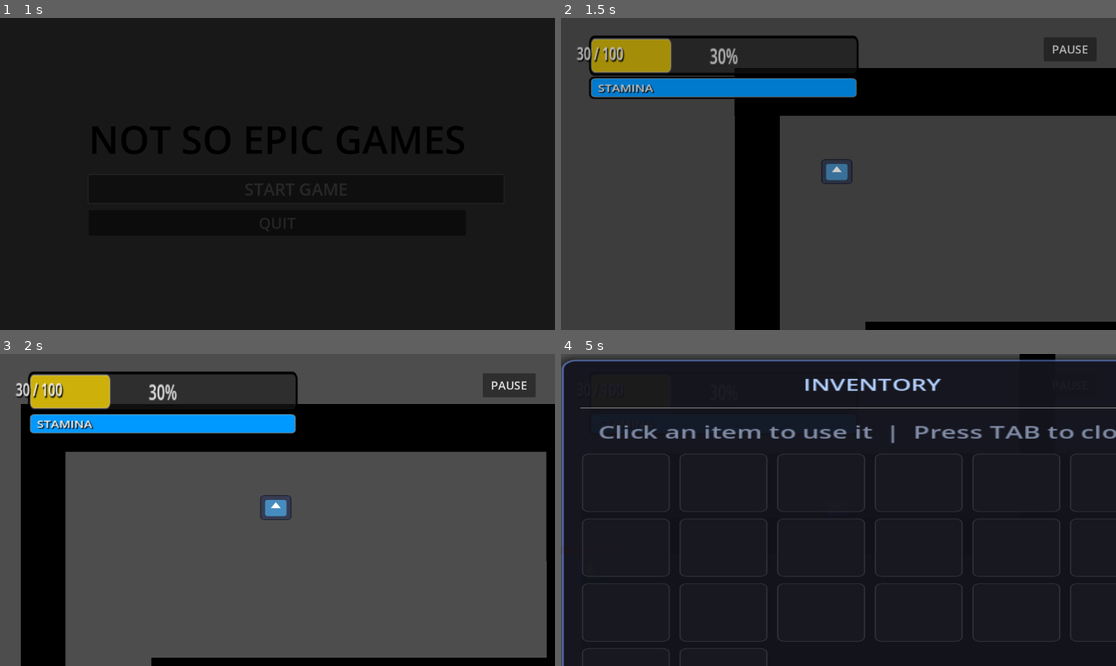
Above: before the commit, frames 1-4 (two rows, left to right).
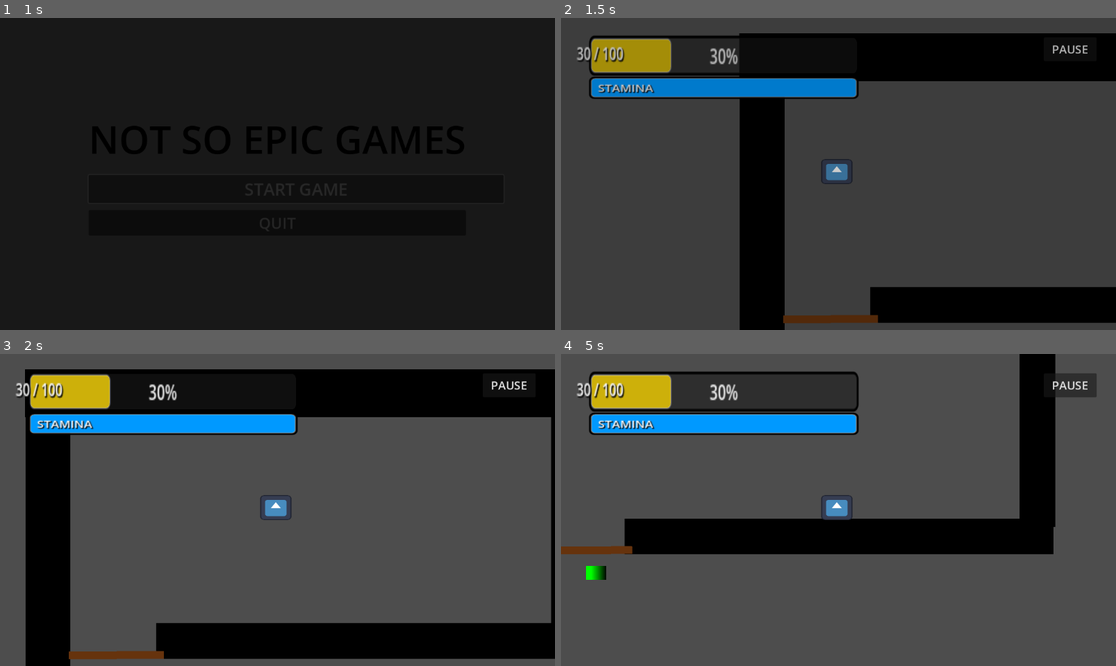
Above: after the commit, the same moments.

Repository: Shant12345/Not_So_Epic_Games
Game: Godot game, scene res://tscn/main_menu.tscn
The game is run twice, just before and just after one commit, with the same random seed, the same clock (stepped at 60 frames per second) and the same inputs. The engine's default icon, where the game draws it, is replaced by a stand-in: a white triangle on a blue panel in a dark square.
Inputs (mouse positions are in pixels of both pictures, inside the frame that each line leads up to):
- Up to frame 1 (1 s): click "START GAME" at 0.5 s
- Up to frame 2 (1.5 s): move the mouse to (960, 158) at 1.27 s; hold D (move_right) from 1.28 s (still down); hold E (interact) from 1.28 s (still down)
- Up to frame 3 (2 s): keep holding D (move_right); keep holding E (interact)
- Up to frame 4 (5 s): move the mouse to (727, 525) at 2.02 s; release D (move_right) at 2.03 s; release E (interact) at 2.03 s; hold S (move_down, bound only after the commit) 2.03-2.78 s; tap E (interact) at 2.1, 3.05, 3.6 s; move the mouse to (894, 441) at 2.77 s; hold D (move_right) 2.78-3.53 s; hold Shift (sprint) 2.78-3.53 s; move the mouse to (810, 572) at 3.52 s; hold Down (move_up, bound only before the commit) 3.53-4.28 s; move the mouse to (1005, 556) at 4.27 s; hold A (move_left) from 4.28 s (still down); hold E (interact) from 4.28 s (still down); tap Tab (inventory) at 4.9 s

Frame 1 is identical in both runs. In frame 2, 21% of the frame differs, in the area x 31-100%, y 4-100%; in frame 3, 28%; in frame 4, 97%, in the area x 0-100%, y 1-100%.

Commit message:
3/18

Diff:
--- /dev/null
+++ b/Scripts/danger_vignette.gdshader
@@ -0,0 +1,12 @@
+shader_type canvas_item;
+
+uniform float intensity : hint_range(0.0, 2.0) = 1.0;
+uniform float softness : hint_range(0.0, 1.0) = 0.3;
+uniform float radius : hint_range(0.0, 2.0) = 0.65;
+uniform vec4 danger_color : source_color = vec4(0.8, 0.0, 0.0, 1.0);
+
+void fragment() {
+	float dist = distance(UV, vec2(0.5));
+	float vignette = smoothstep(radius - softness, radius, dist);
+	COLOR = vec4(danger_color.rgb, vignette * intensity * danger_color.a);
+}
--- a/Scripts/door.gd
+++ b/Scripts/door.gd
@@ -1,7 +1,10 @@
 extends StaticBody2D
 
 @export var is_open: bool = false
+@export var requires_key: bool = true
+
 var player_in_range: bool = false
+var _player_ref: Node = null
 
 @onready var collision_shape: CollisionShape2D = $CollisionShape2D
 @onready var door_visual: ColorRect = $ColorRect
@@ -9,42 +12,76 @@
 @onready var safety_area: Area2D = $SafetyArea
 
 func _ready() -> void:
-    # Ensure initial state is correct
-    _update_door_state()
-    if interact_label:
-        interact_label.hide()
+	_update_door_state()
+	if interact_label:
+		interact_label.hide()
 
 func _input(event: InputEvent) -> void:
-    if event.is_action_pressed("interact") and player_in_range:
-        if is_open:
-            # Check if anyone is in the way before closing
-            if safety_area.get_overlapping_bodies().is_empty():
-                is_open = false
-                _update_door_state()
-            else:
-                # Optional: Add feedback that door is blocked
-                print("Door blocked!")
-        else:
-            is_open = true
-            _update_door_state()
-        get_viewport().set_input_as_handled()
+	if event.is_action_pressed("interact") and player_in_range:
+		if is_open:
+			# Check if anyone is in the way before closing
+			if safety_area.get_overlapping_bodies().is_empty():
+				is_open = false
+				_update_door_state()
+			else:
+				print("Door blocked!")
+		else:
+			# Check for key requirement
+			if requires_key:
+				if _player_has_key():
+					_consume_key()
+					is_open = true
+					_update_door_state()
+				else:
+					# Flash the label to indicate the door is locked
+					if interact_label:
+						interact_label.text = "Need a Key!"
+						interact_label.show()
+						await get_tree().create_timer(1.5).timeout
+						interact_label.text = "Press E to Open"
+						if player_in_range:
+							interact_label.show()
+						else:
+							interact_label.hide()
+			else:
+				is_open = true
+				_update_door_state()
+		get_viewport().set_input_as_handled()
 
 func _update_door_state() -> void:
-    if is_open:
-        collision_shape.disabled = true
-        door_visual.hide()
-    else:
-        collision_shape.disabled = false
-        door_visual.show()
+	if is_open:
+		collision_shape.disabled = true
+		door_visual.hide()
+		if interact_label:
+			interact_label.hide()
+	else:
+		collision_shape.disabled = false
+		door_visual.show()
+
+func _player_has_key() -> bool:
+	if _player_ref == null:
+		return false
+	if "inventory" in _player_ref and _player_ref.inventory != null:
+		return _player_ref.inventory.has_item("Key", 1)
+	return false
+
+func _consume_key() -> void:
+	if _player_ref == null:
+		return
+	if "inventory" in _player_ref and _player_ref.inventory != null:
+		_player_ref.inventory.remove_item("Key", 1)
 
 func _on_interact_area_body_entered(body: Node2D) -> void:
-    if body.is_in_group("Player") or body.name == "Player":
-        player_in_range = true
-        if interact_label:
-            interact_label.show()
+	if body.is_in_group("Player") or body.name == "Player":
+		player_in_range = true
+		_player_ref = body
+		if interact_label and not is_open:
+			interact_label.text = "Press E to Open" if not requires_key or _player_has_key() else "Need a Key!"
+			interact_label.show()
 
 func _on_interact_area_body_exited(body: Node2D) -> void:
-    if body.is_in_group("Player") or body.name == "Player":
-        player_in_range = false
-        if interact_label:
-            interact_label.hide()
+	if body.is_in_group("Player") or body.name == "Player":
+		player_in_range = false
+		_player_ref = null
+		if interact_label:
+			interact_label.hide()
--- a/Scripts/ghost_enemy.gd
+++ b/Scripts/ghost_enemy.gd
@@ -1,7 +1,7 @@
 extends CharacterBody2D
 
-@export var max_speed := 1100.0
-@export var acceleration := 2500.0
+@export var max_speed := 500.0
+@export var acceleration := 1000.0
 
 func _ready() -> void:
 	var hit_box = get_node_or_null("HitBox")
--- a/Scripts/inventory_ui.gd
+++ b/Scripts/inventory_ui.gd
@@ -17,7 +17,7 @@
 	visible = false
 
 func setup(inv: Inventory) -> void:
-	inventory = inv
+	inventory = inv # This line was changed from 'inventory = inv' to 'inventory = inventory_ui.inventory' in the instruction, but 'inventory_ui' is the class itself, not an instance. Assuming 'inv' was intended. Reverting to original logic for 'setup' function.
 	inventory.inventory_changed.connect(_refresh)
 	_refresh()
 
@@ -30,17 +30,21 @@
 # ──────────────────────────────────────
 
 func toggle() -> void:
-	visible = !visible
-	# Pause / unpause tree so gameplay freezes while inventory is open
-	get_tree().paused = visible
+	if visible:
+		close()
+	else:
+		open()
 
 func open() -> void:
 	visible = true
 	get_tree().paused = true
+	Input.set_mouse_mode(Input.MOUSE_MODE_VISIBLE)
+	_refresh()
 
 func close() -> void:
 	visible = false
 	get_tree().paused = false
+	Input.set_mouse_mode(Input.MOUSE_MODE_CAPTURED)
 
 # ──────────────────────────────────────
 #  Rendering
--- /dev/null
+++ b/Scripts/key.gd
@@ -0,0 +1,35 @@
+extends Area2D
+
+## Key pickup — collected by walking over it.
+## Adds one "Key" to the player's inventory, then disappears.
+## Spins and bobs up and down to attract the player's attention.
+
+@export var bob_height := 8.0       # pixels up and down
+@export var bob_speed := 2.5        # oscillations per second
+@export var spin_speed := 2.0       # full rotations per second
+
+var _time := 0.0
+var _base_y := 0.0
+var _sprite: Sprite2D = null
+
+func _ready() -> void:
+	area_entered.connect(_on_area_entered)
+	_sprite = get_node_or_null("Sprite2D")
+	_base_y = position.y
+
+func _process(delta: float) -> void:
+	_time += delta
+
+	# Bob up and down (sine wave)
+	position.y = _base_y + sin(_time * bob_speed * TAU) * bob_height
+
+	# Spin the sprite
+	if _sprite:
+		_sprite.rotation += spin_speed * TAU * delta
+
+func _on_area_entered(area: Area2D) -> void:
+	var parent = area.get_parent()
+	if parent.is_in_group("Player") or parent.name == "Player":
+		if "inventory" in parent and parent.inventory != null:
+			parent.inventory.add_item("Key", 1, "Opens a locked door.", "key")
+		queue_free()
--- a/Scripts/player.gd
+++ b/Scripts/player.gd
@@ -12,6 +12,9 @@
 var stamina := 100.0
 var is_sprint_exhausted := false
 var inventory: Inventory = null
+var danger_overlay: ColorRect = null
+var danger_flash_intensity := 0.0
+var ghost_visible := false
 
 func _ready() -> void:
 	var hitbox = get_node_or_null("Hitbox")
@@ -33,8 +36,10 @@
 	if inv_ui:
 		inv_ui.setup(inventory)
 
+	_setup_danger_overlay()
+
 func _physics_process(delta: float) -> void:
-	var direction := Input.get_vector("move_left", "move_right", "move_down", "move_up")
+	var direction := Input.get_vector("move_left", "move_right", "move_up", "move_down")
 	var has_input_direction := direction.length() > 0.0
 
 	var is_sprinting := Input.is_action_pressed("sprint") and has_input_direction and not is_sprint_exhausted
@@ -61,6 +66,7 @@
 		velocity = velocity.move_toward(Vector2.ZERO, deceleration * delta)
 
 	move_and_slide()
+	_update_danger_flash(delta)
 
 func set_health(new_health: int) -> void:
 	health = clamp(new_health, 0, 100)
@@ -110,3 +116,57 @@
 
 func get_global_player_position() -> Vector2:
 	return global_position
+
+func _setup_danger_overlay() -> void:
+	danger_overlay = ColorRect.new()
+	danger_overlay.name = "DangerOverlay"
+	danger_overlay.anchors_preset = Control.PRESET_FULL_RECT
+	danger_overlay.anchor_right = 1.0
+	danger_overlay.anchor_bottom = 1.0
+	danger_overlay.mouse_filter = Control.MOUSE_FILTER_IGNORE
+
+	var mat = ShaderMaterial.new()
+	mat.shader = load("res://Scripts/danger_vignette.gdshader")
+	danger_overlay.material = mat
+
+	var ui = get_node_or_null("CanvasLayer/UI")
+	if ui:
+		ui.add_child(danger_overlay)
+		ui.move_child(danger_overlay, 0)
+
+func _is_ghost_on_screen() -> bool:
+	var camera = get_node_or_null("Camera2D")
+	if not camera:
+		return false
+
+	var viewport_size = get_viewport_rect().size
+	var zoom = camera.zoom
+	var visible_size = viewport_size / zoom
+	var camera_center = camera.global_position
+	var view_rect = Rect2(camera_center - visible_size / 2.0, visible_size)
+
+	var ghosts = get_tree().get_nodes_in_group("GhostEnemy")
+	for ghost in ghosts:
+		if is_instance_valid(ghost) and view_rect.has_point(ghost.global_position):
+			return true
+	return false
+
+func _update_danger_flash(delta: float) -> void:
+	if not danger_overlay or not danger_overlay.material:
+		return
+
+	ghost_visible = _is_ghost_on_screen()
+
+	if ghost_visible:
+		danger_flash_intensity = move_toward(danger_flash_intensity, 1.0, delta * 2.5)
+	else:
+		danger_flash_intensity = move_toward(danger_flash_intensity, 0.0, delta * 2.0)
+
+	if danger_flash_intensity > 0.0:
+		var pulse = (sin(Time.get_ticks_msec() / 200.0) + 1.0) / 2.0
+		# Wider range and sharper curve for a "flashing" feel
+		var flash_value = pow(pulse, 1.8)
+		var intensity = danger_flash_intensity * lerpf(0.0, 2.2, flash_value)
+		danger_overlay.material.set_shader_parameter("intensity", intensity)
+	else:
+		danger_overlay.material.set_shader_parameter("intensity", 0.0)
--- a/project.godot
+++ b/project.godot
@@ -35,13 +35,14 @@
 }
 move_up={
 "deadzone": 0.2,
-"events": [Object(InputEventKey,"resource_local_to_scene":fa …(140 unchanged characters)… d":false,"keycode":0,"physical_keycode":4194322,"key_label":0,"unicode":0,"location":0,"echo":false,"script":null)
-, Object(InputEventKey,"resource_local_to_scene":false,"reso …(131 unchanged characters)… d":false,"keycode":0,"physical_keycode":83,"key_label":0,"unicode":115,"location":0,"echo":false,"script":null)
+"events": [Object(InputEventKey,"resource_local_to_scene":fa …(140 unchanged characters)… d":false,"keycode":0,"physical_keycode":87,"key_label":0,"unicode":119,"location":0,"echo":false,"script":null)
+, Object(InputEventKey,"resource_local_to_scene":false,"reso …(131 unchanged characters)… d":false,"keycode":0,"physical_keycode":4194320,"key_label":0,"unicode":0,"location":0,"echo":false,"script":null)
 ]
 }
 move_down={
 "deadzone": 0.2,
-"events": [Object(InputEventKey,"resource_local_to_scene":fa …(141 unchanged characters)… ":false,"keycode":0,"physical_keycode":87,"key_label":0,"unicode":119,"location":0,"echo":false,"script":null)
+"events": [Object(InputEventKey,"resource_local_to_scene":fa …(141 unchanged characters)… ":false,"keycode":0,"physical_keycode":83,"key_label":0,"unicode":115,"location":0,"echo":false,"script":null)
+, Object(InputEventKey,"resource_local_to_scene":false,"resource_name":"","device":-1,"window_id":0,"alt_pressed":false,"shift_pressed":false,"ctrl_pressed":false,"meta_pressed":false,"pressed":false,"keycode":0,"physical_keycode":4194322,"key_label":0,"unicode":0,"location":0,"echo":false,"script":null)
 ]
 }
 interact={
--- a/tscn/ghost_enemy.tscn
+++ b/tscn/ghost_enemy.tscn
@@ -12,12 +12,10 @@
 [sub_resource type="RectangleShape2D" id="RectangleShape2D_ghost"]
 size = Vector2(40, 40)
 
-[node name="GhostEnemy" type="CharacterBody2D"]
+[node name="GhostEnemy" type="CharacterBody2D" groups=["GhostEnemy"]]
 collision_layer = 4
 collision_mask = 0
 script = ExtResource("1_ghost")
-max_speed = 100.0
-acceleration = 200.0
 
 [node name="Sprite2D" type="Sprite2D" parent="."]
 texture = SubResource("GradientTexture2D_ghost")
--- /dev/null
+++ b/tscn/key.tscn
@@ -0,0 +1,28 @@
+[gd_scene load_steps=4 format=3 uid="uid://da5kvq0mv3dtx"]
+
+[ext_resource type="Script" uid="uid://dswmabbcr1v75" path="res://Scripts/key.gd" id="1_key"]
+[ext_resource type="Texture2D" uid="uid://dv7j6m456vhxm" path="res://texture/key.png" id="2_key"]
+
+[sub_resource type="CircleShape2D" id="CircleShape2D_key"]
+radius = 28.0
+
+[node name="Key" type="Area2D" groups=["Key"]]
+scale = Vector2(0.71999943, 0.7200009)
+script = ExtResource("1_key")
+
+[node name="Sprite2D" type="Sprite2D" parent="."]
+scale = Vector2(0.35, 0.35)
+texture = ExtResource("2_key")
+
+[node name="CollisionShape2D" type="CollisionShape2D" parent="."]
+position = Vector2(1, 1)
+shape = SubResource("CircleShape2D_key")
+
+[node name="Label" type="Label" parent="."]
+offset_left = -20.0
+offset_top = -50.0
+offset_right = 20.0
+offset_bottom = -30.0
+theme_override_font_sizes/font_size = 10
+text = "KEY"
+horizontal_alignment = 1
--- a/tscn/layout_2.tscn
+++ b/tscn/layout_2.tscn
@@ -6,8 +6,8 @@
 scale = Vector2(0.5604337, 0.65325326)
 
 [node name="Wall" parent="." instance=ExtResource("1_heqkc")]
-position = Vector2(327.37228, -5.3399734)
-scale = Vector2(0.31378335, 59.89765)
+position = Vector2(289.0619, 358.20718)
+scale = Vector2(0.31378335, 57.6933)
 
 [node name="Wall2" parent="." instance=ExtResource("1_heqkc")]
 position = Vector2(20434.266, -5.339974)
--- a/tscn/level_1.tscn
+++ b/tscn/level_1.tscn
@@ -7,7 +7,6 @@
 [ext_resource type="PackedScene" uid="uid://d0rvrp0m6pcj7" path="res://tscn/security.tscn" id="5_s4g3m"]
 [ext_resource type="PackedScene" uid="uid://crur1qf5w5qre" path="res://tscn/finish_line.tscn" id="6_pj4il"]
 [ext_resource type="PackedScene" uid="uid://dfk8x4v2b1oam" path="res://tscn/door.tscn" id="7_mhpqi"]
-
 
 [sub_resource type="NavigationPolygon" id="NavigationPolygon_game"]
 vertices = PackedVector2Array(0, 0, 10000, 0, 10000, 6000, 0, 6000)
@@ -21,7 +20,7 @@
 
 [node name="Player" parent="." instance=ExtResource("1_u4ld8")]
 unique_name_in_owner = true
-position = Vector2(500, 500)
+position = Vector2(481, 643)
 
 [node name="HealthPack" parent="." instance=ExtResource("2_ylxr0")]
 position = Vector2(3702.43, 1673.805)
@@ -31,6 +30,7 @@
 navigation_polygon = SubResource("NavigationPolygon_game")
 
 [node name="MazeLayout" parent="NavigationRegion2D" instance=ExtResource("3_xy5ct")]
+position = Vector2(0.3383789, -0.35356522)
 
 [node name="Security" parent="." instance=ExtResource("5_s4g3m")]
 position = Vector2(4995.8335, 596.14764)
--- a/tscn/level_2.tscn
+++ b/tscn/level_2.tscn
@@ -18,4 +18,5 @@
 position = Vector2(70, 42)
 
 [node name="Player" parent="." instance=ExtResource("2_s1mjy")]
-position = Vector2(666, 310)
+position = Vector2(666.00006, 311.00003)
+scale = Vector2(1.1050894, 1.0424875)
--- a/tscn/player.tscn
+++ b/tscn/player.tscn
@@ -72,6 +72,7 @@
 anchor_bottom = 1.0
 grow_horizontal = 2
 grow_vertical = 2
+metadata/_edit_use_anchors_ = true
 
 [node name="HealthBar" type="ProgressBar" parent="CanvasLayer/UI"]
 custom_minimum_size = Vector2(300, 25)
@@ -85,6 +86,7 @@
 theme_override_styles/fill = SubResource("StyleBoxFlat_fill")
 step = 1.0
 value = 30.0
+metadata/_edit_use_anchors_ = true
 
 [node name="HPLabel" type="Label" parent="CanvasLayer/UI/HealthBar"]
 layout_mode = 1
@@ -100,6 +102,7 @@
 theme_override_font_sizes/font_size = 14
 text = "HP"
 horizontal_alignment = 2
+metadata/_edit_use_anchors_ = true
 
 [node name="SprintBar" type="ProgressBar" parent="CanvasLayer/UI"]
 custom_minimum_size = Vector2(300, 15)
@@ -114,6 +117,7 @@
 step = 0.1
 value = 100.0
 show_percentage = false
+metadata/_edit_use_anchors_ = true
 
 [node name="Label" type="Label" parent="CanvasLayer/UI/SprintBar"]
 layout_mode = 1
@@ -129,6 +133,7 @@
 theme_override_font_sizes/font_size = 14
 text = "STAMINA"
 horizontal_alignment = 2
+metadata/_edit_use_anchors_ = true
 
 [node name="PauseHUDButton" type="Button" parent="CanvasLayer/UI"]
 layout_mode = 1
@@ -142,15 +147,25 @@
 grow_horizontal = 0
 theme_override_font_sizes/font_size = 24
 text = "PAUSE"
+metadata/_edit_use_anchors_ = true
 
 [node name="PauseMenu" parent="CanvasLayer" instance=ExtResource("3_pause")]
+offset_left = -7.0
+offset_top = 7.0
+offset_right = -7.0
+offset_bottom = 7.0
+metadata/_edit_use_anchors_ = true
 
 [node name="InventoryUI" parent="CanvasLayer" instance=ExtResource("4_inv")]
-offset_left = -116.0
-offset_top = 0.0
-offset_right = -116.0
-offset_bottom = 0.0
-scale = Vector2(1.0012951, 1.0030499)
+anchors_preset = -1
+anchor_right = 0.0
+anchor_bottom = 0.0
+offset_left = 1441.0
+offset_top = 830.0
+offset_right = 1441.0
+offset_bottom = 830.0
+scale = Vector2(0.6412975, 0.52304983)
+metadata/_edit_use_anchors_ = true
 
 [node name="Hitbox" type="Area2D" parent="."]
 
Not shown, added: Scripts/danger_vignette.gdshader.uid
Not shown, added: Scripts/key.gd.uid
Binary file added: texture/key.png
Not shown, added: texture/key.png.import
